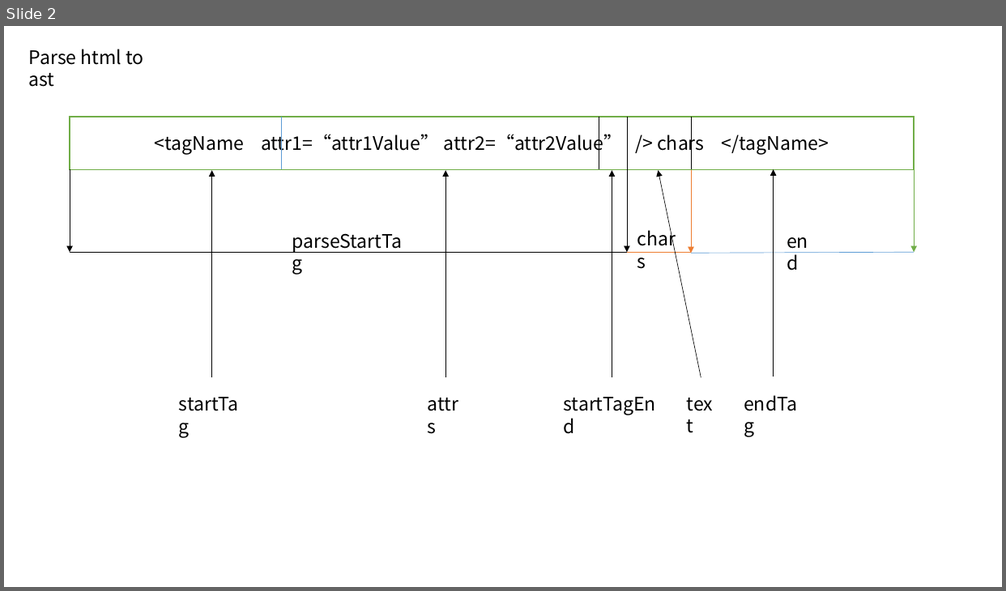
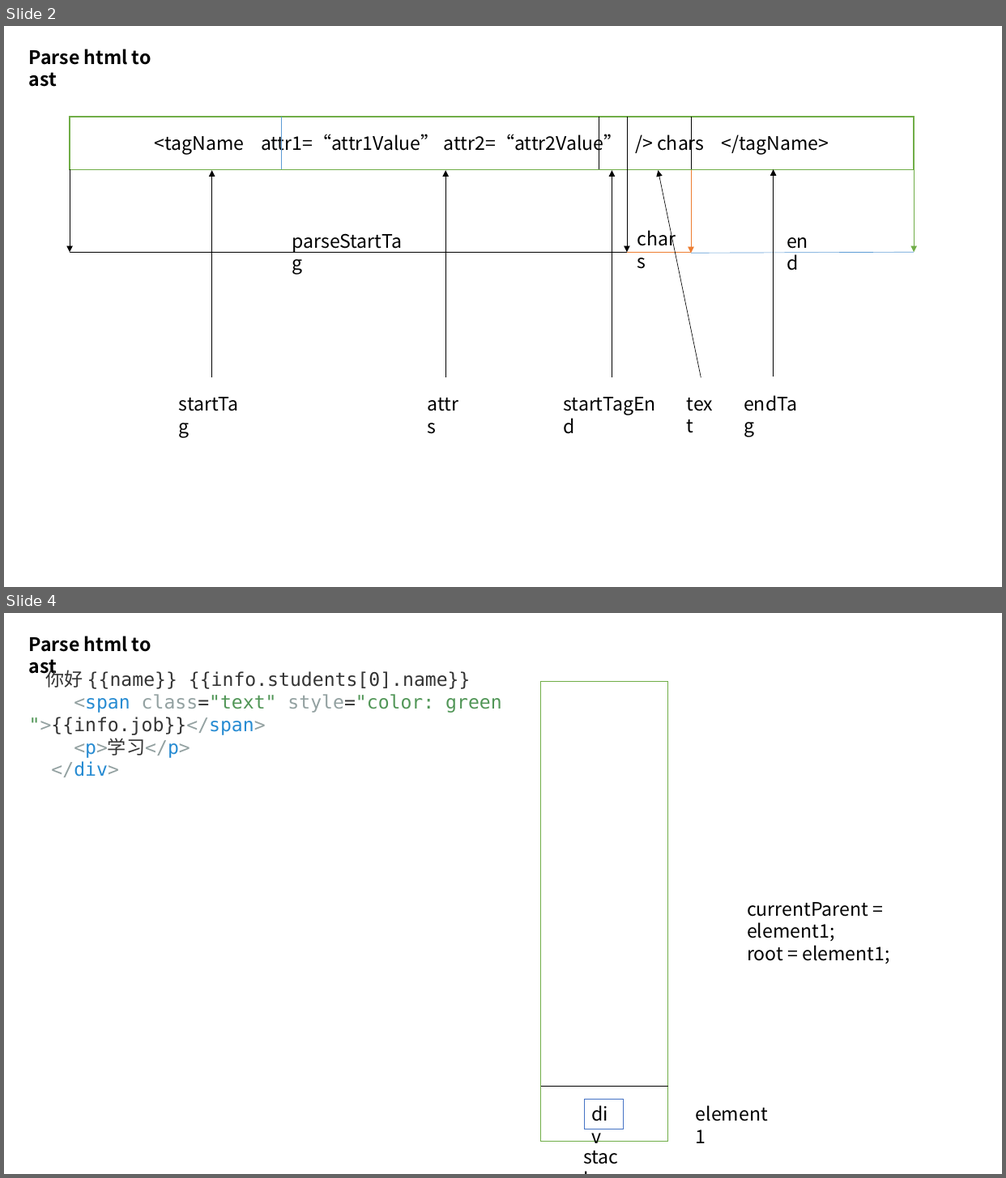
Before and after one commit to Laishuxin/mini-vue-dom, a slide deck: resource/template-dom.pptx. Shown one above the other, each under a label of ours: slide 2 before the commit, slides 2 and 4 after it; the slides between them are not shown. The pictures are 1006x591 and 1006x1178 pixels, drawn with LibreOffice and Linux fonts; fonts in the diff are those of the drawing. Boxes give left, top, right and bottom in pixels: in the first picture for what was removed or moved away, otherwise in the second. Text is boxed around its words. In the diff, an @@ line names an element or a change of style, - is before the commit and + after.

```diff
--- a/resource/template-dom.pptx
+++ b/resource/template-dom.pptx
@@ slide 4 added at [4,613,1002,1174], background #FFFFFF @@
@@ text added at [29,636,151,678], 18 pt, text #000000, bold @@
+Parse html to ast
@@ text added at [29,667,502,777], 18 pt, text #333333 @@
+你好 {{name}} {{info.students[0].name}}
+<span class="text" style="color: green">{{info.job}}</span>
+<p>学习</p>
+</div>
@@ rectangle added at [541,682,668,1142], fill #FFFFFF, outline #70AD47 1 pt @@
@@ text added at [747,902,889,964], 18 pt, text #000000 @@
+currentParent = element1;
+root = element1;
@@ line added from (541, 1086) to (668, 1086), #000000 0.5 pt @@
@@ rectangle added at [585,1100,624,1130], outline #4472C4 0.75 pt, 18 pt, text #000000 @@
+div
@@ text added at [688,1100,779,1130], 18 pt, text #000000 @@
+element1
@@ text added at [576,1142,632,1171], 18 pt, text #000000 @@
+stack
@@ slide 2 changed as well @@
@@ text "Parse html to ast" at [29,49,151,87]: bold on @@
```
Also in this commit, not shown: 1 other slide changed, 11 other slides added, 16 other files.
